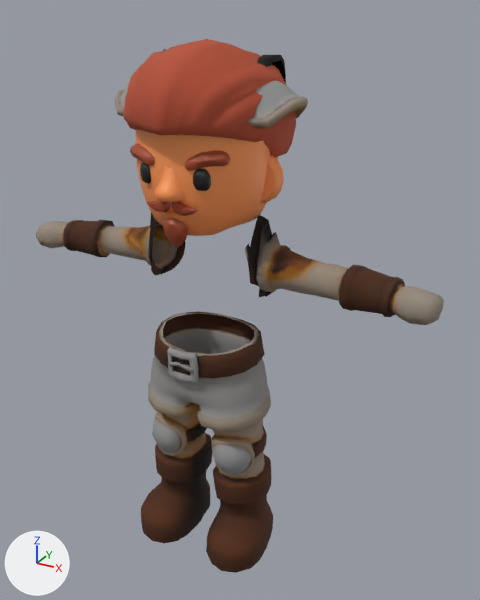
One commit to the glTF model public/models/chars/players/paladin_v02.glb: the scene before it, then after it.
Both versions are drawn from a 50 mm camera at (1.21, -1.97, 1.18) aimed at (0.02, 0.19, 0.1). Arrows for +X, +Y and +Z are at lower left; the lights stay in place. The older version comes first. Where no turn or scale is listed for an object, it has been applied to the vertices. Vertices at exactly the same position are counted once.

Before the edit, the objects in view are built like this:
```python
ob_arms = bpy.data.objects.new('Arms', me_mesh_2)
ob_arms.location = (0.0, 0.0, 0.0)
ob_arms.scale = (0.0169, 0.0169, 0.0169)
ob_head = bpy.data.objects.new('Head', me_mesh_6)
ob_head.location = (0.0, 0.0, 0.0)
ob_head_hair = bpy.data.objects.new('Head_Hair', me_mesh_7)
ob_head_hair.location = (0.0, 0.0, 0.0)
ob_head_hair.scale = (0.0169, 0.0169, 0.0169)
ob_legs = bpy.data.objects.new('Legs', me_mesh_3)
ob_legs.location = (0.0, 0.0, 0.0)
ob_shoulders = bpy.data.objects.new('Shoulders', me_mesh_1)
ob_shoulders.location = (0.0, 0.0, 0.0)
ob_shoulders.scale = (0.0169, 0.0169, 0.0169)
ob_torso = bpy.data.objects.new('Torso', me_mesh_0)
ob_torso.location = (0.0, 0.0, 0.0)
ob_torso.scale = (0.0169, 0.0169, 0.0169)
# also in view: 'Head_Beard' at (0.0, -0.21, 0.53); 'Head_Brow' at (0.0, -0.19, 0.74)
```
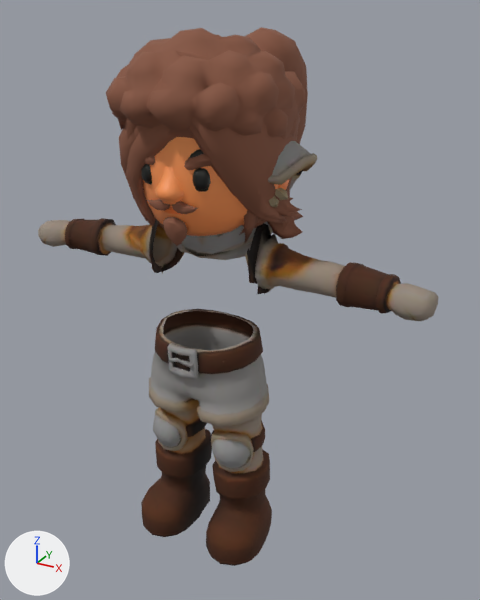
Where the newer file only moved an object's origin or applied its transform, the numbers keep the older frame.

Changed parts and their boxes [x1, y1, x2, y2] in the pictures (480 x 600 px; the box of a moved part takes in the faces that stretch with it):
'Legs', rescaled
    before: [141, 311, 273, 573]
    after: [141, 309, 272, 566]
'Head_Hair', reshaped, rescaled
    before: [124, 39, 296, 157]
    after: [106, 28, 305, 138]
'Arms', reshaped, rescaled (8% shorter)
    before: [36, 213, 444, 325]
    after: [38, 218, 438, 321]
'Head_Male_Hair_04', added (brown)
    after: [125, 117, 303, 236]
'Shoulders', reshaped, rescaled
    before: [115, 80, 308, 128]
    after: [268, 141, 317, 185]
'Head_Female_Hair_01', added (mostly hidden)
    after: [119, 27, 308, 244]
'Torso', reshaped, rescaled (mostly hidden before)
    before: [163, 49, 286, 83]
    after: [177, 170, 303, 260]
'Head_Female_Hair_02', added
    after: [125, 124, 292, 235]
'Head_Female_Hair_03', added (mostly hidden)
    after: [132, 125, 299, 239]
'Head_Female_Head', added (mostly hidden)
    after: [145, 149, 289, 236]
'Head_Male_Hair_03', added (mostly hidden)
    after: [118, 51, 267, 132]
'Head_Male_Hair_02', added (mostly hidden)
    after: [161, 51, 298, 139]
part 3 of me_mesh_1, moved or reshaped (not visible afterwards)
    before: [115, 87, 128, 117]
part 4 of me_mesh_1, moved or reshaped
    before: [248, 80, 308, 128]
    after: [268, 141, 317, 185]
part 5 of me_mesh_2, moved or reshaped
    before: [245, 215, 444, 325]
    after: [245, 223, 438, 321]
part 6 of me_mesh_2, moved or reshaped
    before: [36, 213, 186, 275]
    after: [38, 218, 184, 274]

Edits to the bpy script that builds the scene:
```text
Change me_mesh_7:
    used by ob_head_hair; location = (0.0, 0.0, 0.0); scale = (0.0169, 0.0169, 0.0169)
    remove me_mesh_7.from_pydata(...)  # 350 vertices, 633 faces; spans x -16.9..16.6, y -17.1..18.3, z 41.9..64.4
    remove me_mesh_7.materials.append(mat_material_2)  # orange #b64f34
    add me_mesh_7.from_pydata(...)  # 357 vertices, 692 faces; spans x -19.6..18.2, y -19.6..21.8, z 38.1..67.8
    me_mesh_7 part 1: 350 vertices removed from x -16.9..16.6, y -17.1..18.3, z 41.9..64.4; 357 vertices added at x -19.6..18.2, y -19.6..21.8, z 38.1..67.8
    add me_mesh_7.materials.append(mat_hair_flat)  # brown #86553f
Change me_mesh_0:
    used by ob_torso; location = (0.0, 0.0, 0.0); scale = (0.0169, 0.0169, 0.0169)
    remove me_mesh_0.from_pydata(...)  # 676 vertices, 1262 faces; spans x -16.4..16.2, y -9.0..13.5, z 34.8..62.2
    add me_mesh_0.from_pydata(...)  # 676 vertices, 1262 faces; spans x -17.8..17.6, y -4.8..17.4, z 21.6..52.0
    me_mesh_0 part 2: 676 of 676 vertices moved; they spanned x -16.4..16.2, y -9.0..13.5, z 34.8..62.2 and now span x -17.8..17.6, y -4.8..17.4, z 21.6..52.0; mean shift (0.0, 3.8, -10.4)
Change me_mesh_1:
    used by ob_shoulders; location = (0.0, 0.0, 0.0); scale = (0.0169, 0.0169, 0.0169)
    remove me_mesh_1.from_pydata(...)  # 290 vertices, 572 faces; spans x -20.8..20.4, y -8.0..9.3, z 49.2..57.6
    add me_mesh_1.from_pydata(...)  # 290 vertices, 572 faces; spans x -22.1..21.8, y -4.1..13.2, z 39.1..47.5
    me_mesh_1 part 3: 146 of 290 vertices moved; they spanned x -20.8..-8.8, y -8.0..9.3, z 49.2..57.6 and now span x -22.1..-9.7, y -4.1..13.2, z 39.1..47.4; mean shift (-1.1, 3.9, -10.2); largest move (-19.7, 4.2, 52.3) -> (-21.1, 8.1, 42.0)
    me_mesh_1 part 4: 144 of 290 vertices moved; they spanned x 8.5..20.4, y -7.9..9.3, z 49.7..57.6 and now span x 9.3..21.8, y -4.1..13.2, z 39.4..47.5; mean shift (1.1, 3.9, -10.2); largest move (19.8, 1.7, 52.5) -> (21.2, 5.5, 42.2)
Change me_mesh_2:
    used by ob_arms; location = (0.0, 0.0, 0.0); scale = (0.0169, 0.0169, 0.0169)
    remove me_mesh_2.from_pydata(...)  # 570 vertices, 1090 faces; spans x -50.0..50.0, y -5.7..8.1, z 12.5..36.0
    add me_mesh_2.from_pydata(...)  # 570 vertices, 1090 faces; spans x -50.0..50.0, y -5.0..7.9, z 13.4..33.4
    me_mesh_2 part 5: 285 of 570 vertices moved; they spanned x 10.5..50.0, y -5.7..8.1, z 13.2..31.4 and now span x 10.5..50.0, y -5.0..7.9, z 14.2..30.4; mean shift (0.0, -0.2, 0.9); largest move (11.8, -5.7, 25.9) -> (11.8, -5.0, 24.5)
    me_mesh_2 part 6: 285 of 570 vertices moved; they spanned x -50.0..-11.0, y -4.1..8.1, z 12.5..36.0 and now span x -50.0..-11.1, y -4.2..7.9, z 13.4..33.4; mean shift (0.0, -0.2, 0.9); largest move (-12.5, -0.3, 36.0) -> (-12.5, 0.8, 33.4)
Change me_mesh_3:
    remove me_mesh_3.from_pydata(...)  # 1082 vertices, 2126 faces; spans x -0.296..0.28, y -0.228..0.166, z -0.911..0.049
    add me_mesh_3.from_pydata(...)  # 1082 vertices, 2126 faces; spans x -0.29..0.274, y -0.226..0.16, z -0.877..0.064
    me_mesh_3 part 7: the whole mesh is scaled about its middle by 0.98, then moved by (0.0, -0.003, 0.025)
Change ob_head_hair:
    ob_head_hair.scale: (0.0169, 0.0169, 0.0169) -> (0.0166, 0.0166, 0.0166)
Change ob_torso:
    ob_torso.scale: (0.0169, 0.0169, 0.0169) -> (0.0166, 0.0166, 0.0166)
Change ob_shoulders:
    ob_shoulders.scale: (0.0169, 0.0169, 0.0169) -> (0.0166, 0.0166, 0.0166)
Change ob_arms:
    ob_arms.scale: (0.0169, 0.0169, 0.0169) -> (0.0166, 0.0166, 0.0166)
Add ob_head_female_hair_03:
    ob_head_female_hair_03 = bpy.data.objects.new('Head_Female_Hair_03', me_mesh_14)  # 370 vertices, 736 faces; spans x -0.342..0.337, y -0.245..0.395, z 0.405..1.027; in mat_hair_flat (brown #86553f)
    ob_head_female_hair_03.location = (0.0, 0.0, 0.0)
Add ob_head_female_hair_02:
    ob_head_female_hair_02 = bpy.data.objects.new('Head_Female_Hair_02', me_mesh_13)  # 342 vertices, 680 faces; spans x -0.286..0.281, y -0.249..0.308, z 0.466..1.016; in mat_hair_flat (brown #86553f)
    ob_head_female_hair_02.location = (0.0, 0.0, 0.0)
Add ob_head_female_hair_01:
    ob_head_female_hair_01 = bpy.data.objects.new('Head_Female_Hair_01', me_mesh_12)  # 358 vertices, 722 faces; spans x -0.272..0.267, y -0.249..0.679, z 0.392..1.116; in mat_hair_flat (brown #86553f)
    ob_head_female_hair_01.location = (0.0, 0.0, 0.0)
Add ob_head_female_head:
    ob_head_female_head = bpy.data.objects.new('Head_Female_Head', me_mesh_11)  # 563 vertices, 1020 faces; spans x -0.301..0.305, y -0.256..0.269, z 0.449..0.952; in mat_druid (picture img_image_2)
    ob_head_female_head.location = (0.0, 0.0, 0.0)
Add ob_head_male_hair_04:
    ob_head_male_hair_04 = bpy.data.objects.new('Head_Male_Hair_04', me_mesh_10)  # 370 vertices, 736 faces; spans x -0.35..0.345, y -0.258..0.437, z 0.403..1.08; in mat_hair_flat (brown #86553f)
    ob_head_male_hair_04.location = (0.0, 0.0, 0.0)
Add ob_head_male_hair_03:
    ob_head_male_hair_03 = bpy.data.objects.new('Head_Male_Hair_03', me_mesh_9)  # 434 vertices, 838 faces; spans x -0.324..0.28, y -0.297..0.36, z 0.538..1.089; in mat_hair_flat (brown #86553f)
    ob_head_male_hair_03.location = (0.0, 0.0, 0.0)
Add ob_head_male_hair_02:
    ob_head_male_hair_02 = bpy.data.objects.new('Head_Male_Hair_02', me_mesh_8)  # 350 vertices, 633 faces; spans x -0.289..0.284, y -0.247..0.303, z 0.738..1.088; in mat_hair_flat (brown #86553f)
    ob_head_male_hair_02.location = (0.0, 0.0, 0.0)
```
